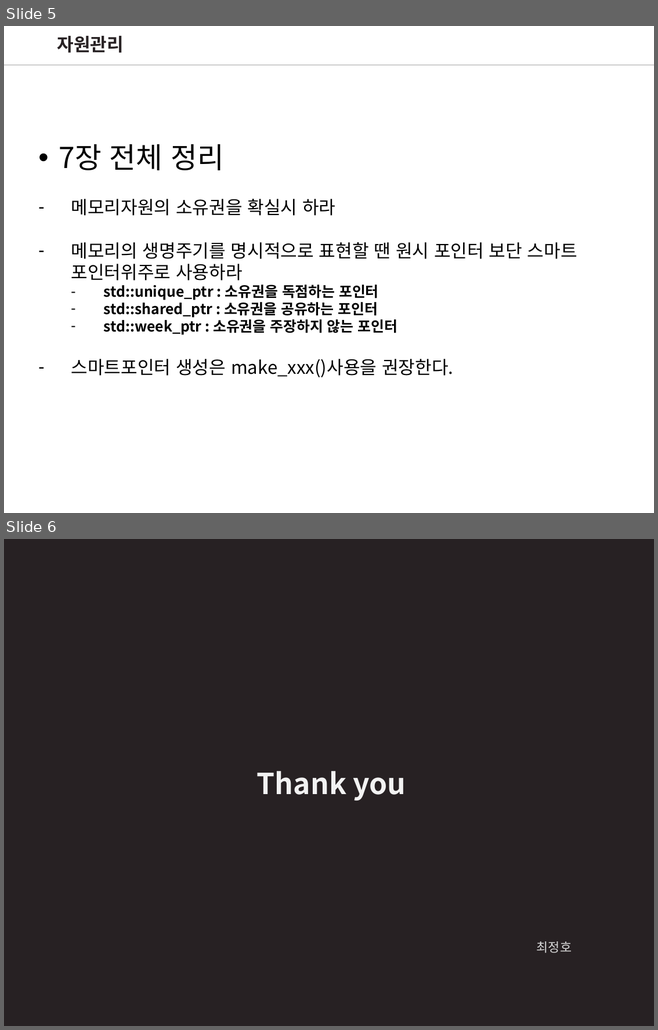
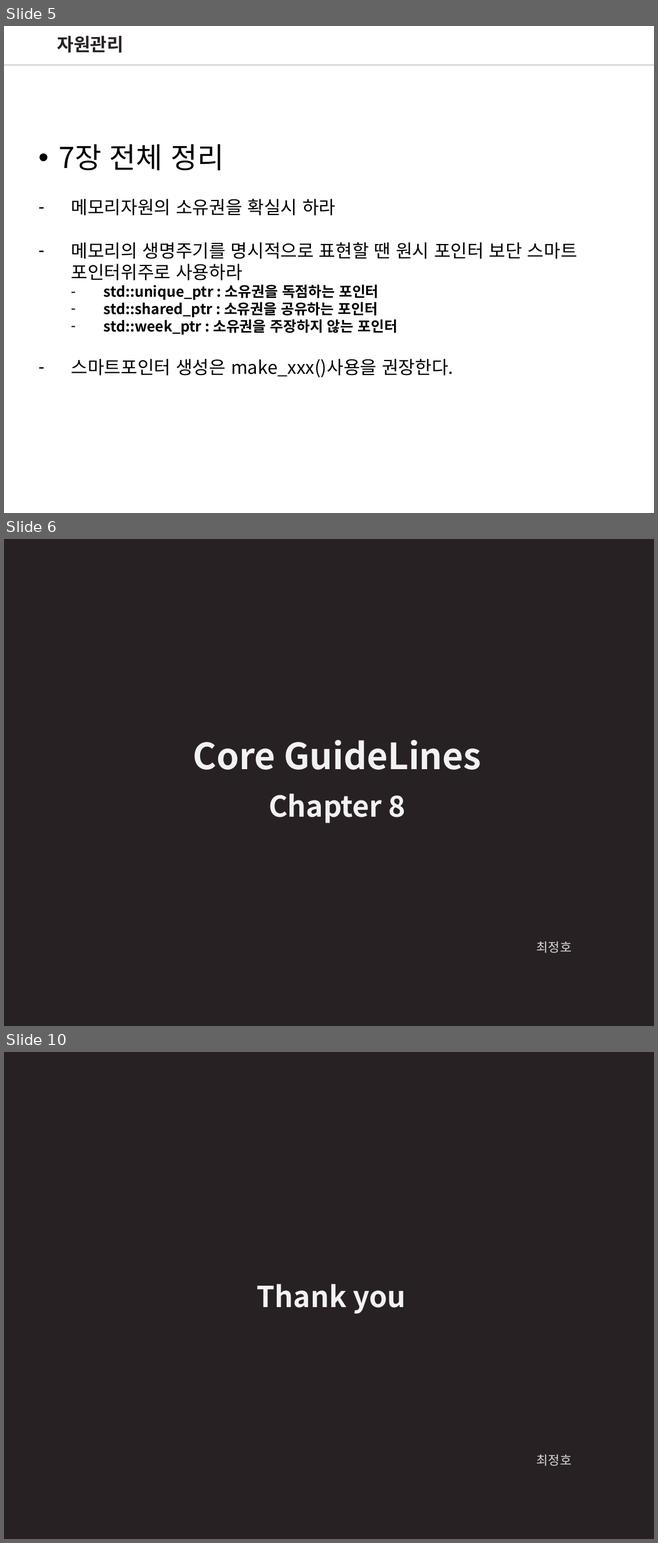
Before and after one commit to wjdgh2910a/CPP_Core_Guidelines_Study, a slide deck: CoreGuideLinesStudy_3.pptx. Shown one above the other, each under a label of ours: slides 5 and 6 before the commit, slides 5, 6 and 10 after it; the slides between them are not shown. The pictures are 658x1030 and 658x1543 pixels, drawn with LibreOffice and Linux fonts; fonts in the diff are those of the drawing. Boxes give left, top, right and bottom in pixels: in the first picture for what was removed or moved away, otherwise in the second. Text is boxed around its words. In the diff, an @@ line names an element or a change of style, - is before the commit and + after.

```diff
--- a/CoreGuideLinesStudy_3.pptx
+++ b/CoreGuideLinesStudy_3.pptx
@@ slide 6 added at bbox=[4, 539, 654, 1026], background #272123 @@
@@ text added at bbox=[193, 740, 481, 823], 40 pt, text #F2F2F2, bold @@
+Core GuideLines
+Chapter 8
@@ text added at bbox=[536, 942, 571, 953], 14 pt, text #D9D9D9 @@
+최정호
@@ what was slide 6 is now slide 10 @@
```
Also in this commit, not shown: 3 other slides added.
